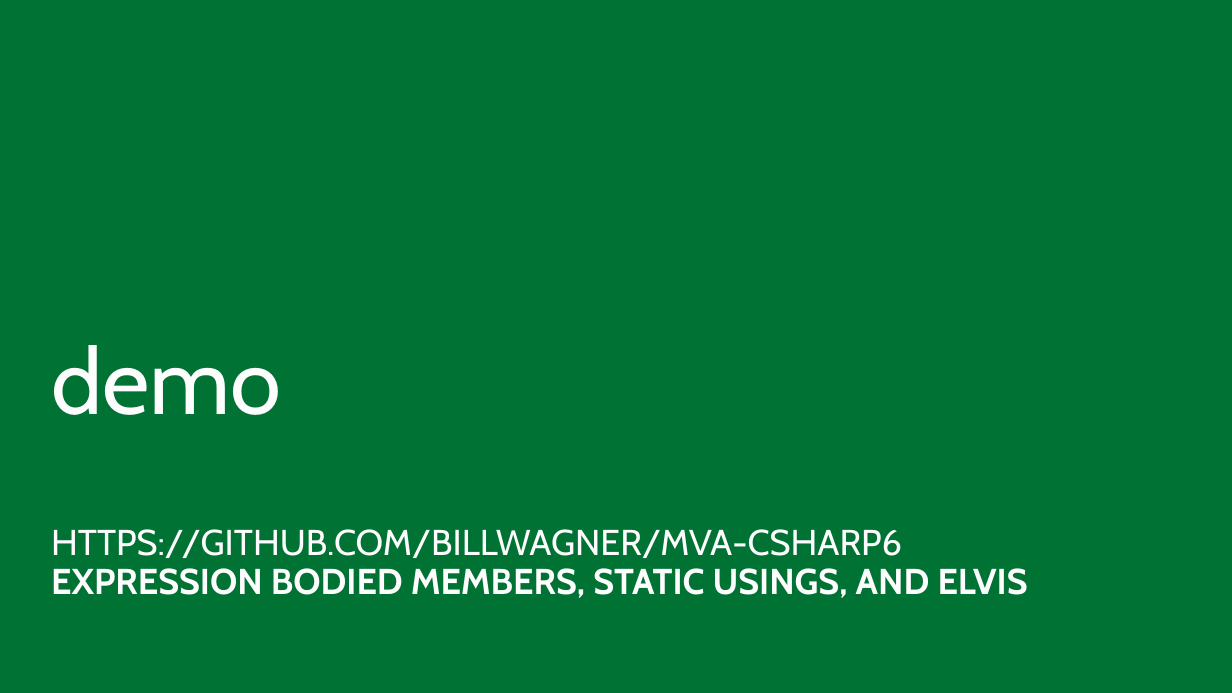
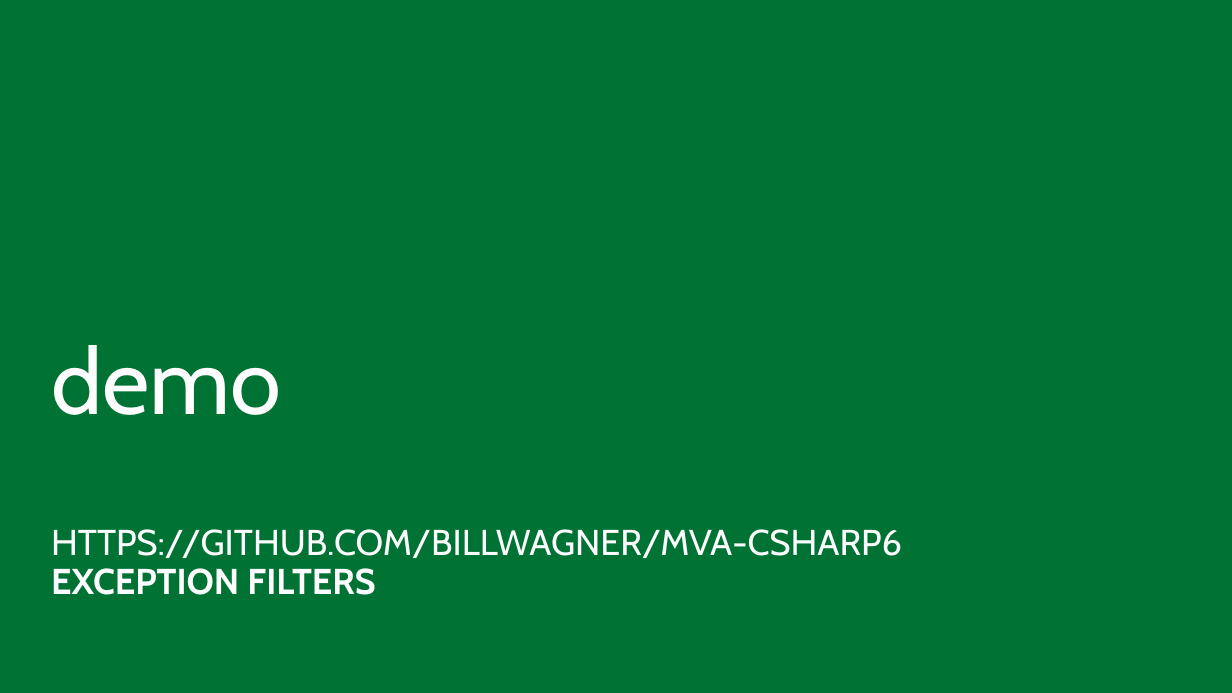
Before and after one commit to BillWagner/MVA-CSharp6, a slide deck: slide 10 of Slides/MVA-What'sNewC#6-Module4.pptx (slide 8 before the commit). Drawn at 1232x693 pixels with LibreOffice and Linux fonts; fonts in the diff are those of the drawing. Boxes give left, top, right and bottom in pixels: in the first picture for what was removed or moved away, otherwise in the second. Text is boxed around its words. In the diff, an @@ line names an element or a change of style, - is before the commit and + after.

```diff
--- a/Slides/MVA-What'sNewC#6-Module4.pptx
+++ b/Slides/MVA-What'sNewC#6-Module4.pptx
@@ subtitle at bbox=[51, 568, 375, 595]: text changed @@
-EXPRESSION BODIED MEMBERS, STATIC USINGS, AND ELVIS
+EXCEPTION FILTERS
```
Also in this commit, not shown: 1 other slide changed, 5 slides added, 1 other file.
